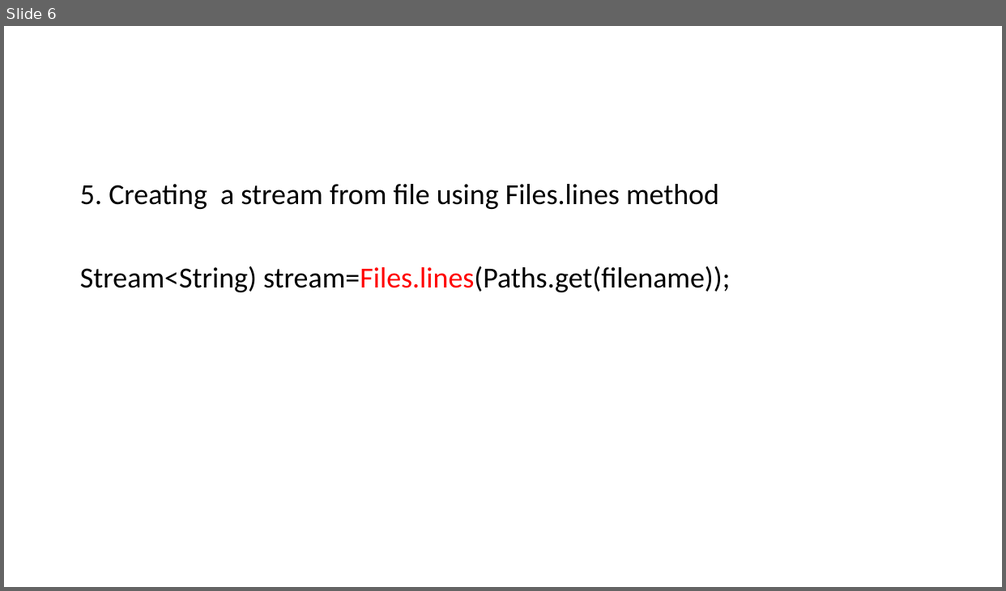
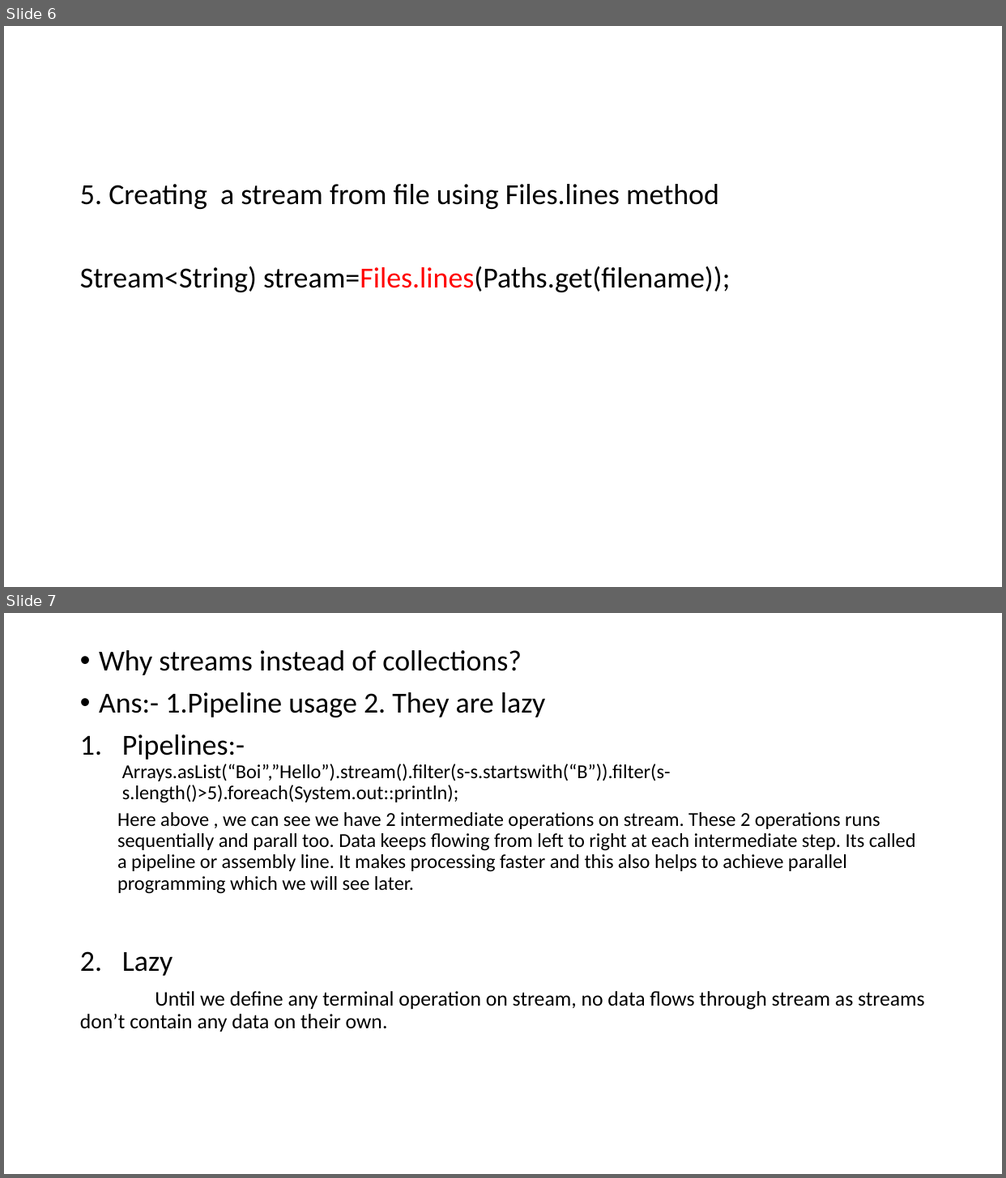
Before and after one commit to aroranishant8/JavaNotes, a slide deck: Java8/Lambda/Streams.pptx. Shown one above the other, each under a label of ours: slide 6 before the commit, slides 6 and 7 after it. The pictures are 1006x591 and 1006x1178 pixels, drawn with LibreOffice and Linux fonts; fonts in the diff are those of the drawing. Boxes give left, top, right and bottom in pixels: in the first picture for what was removed or moved away, otherwise in the second. Text is boxed around its words. In the diff, an @@ line names an element or a change of style, - is before the commit and + after.

```diff
--- a/Java8/Lambda/Streams.pptx
+++ b/Java8/Lambda/Streams.pptx
@@ slide 7 added at box(4, 613, 1002, 1174), background #FFFFFF @@
@@ text added at box(80, 650, 925, 1032), 19 pt, text #000000 @@
+• Why streams instead of collections?
+• Ans:- 1.Pipeline usage 2. They are lazy
+1. Pipelines:-
+   Arrays.asList(“Boi”,”Hello”).stream().filter(s-s.startswith(“B”)).filter(s-s.length()>5).foreach(System.out::println);
+  Here above , we can see we have 2 intermediate operations on stream. These 2 operations runs sequentially and parall too. Data keeps flowing from left to right at each intermediate step. Its called a pipeline or assembly line. It makes processing faster and this also helps to achieve parallel programming which we will see later.
+2. Lazy
+Until we define any terminal operation on stream, no data flows through stream as streams don’t contain any data on their own.
```
Also in this commit, not shown: 2 other slides added.
